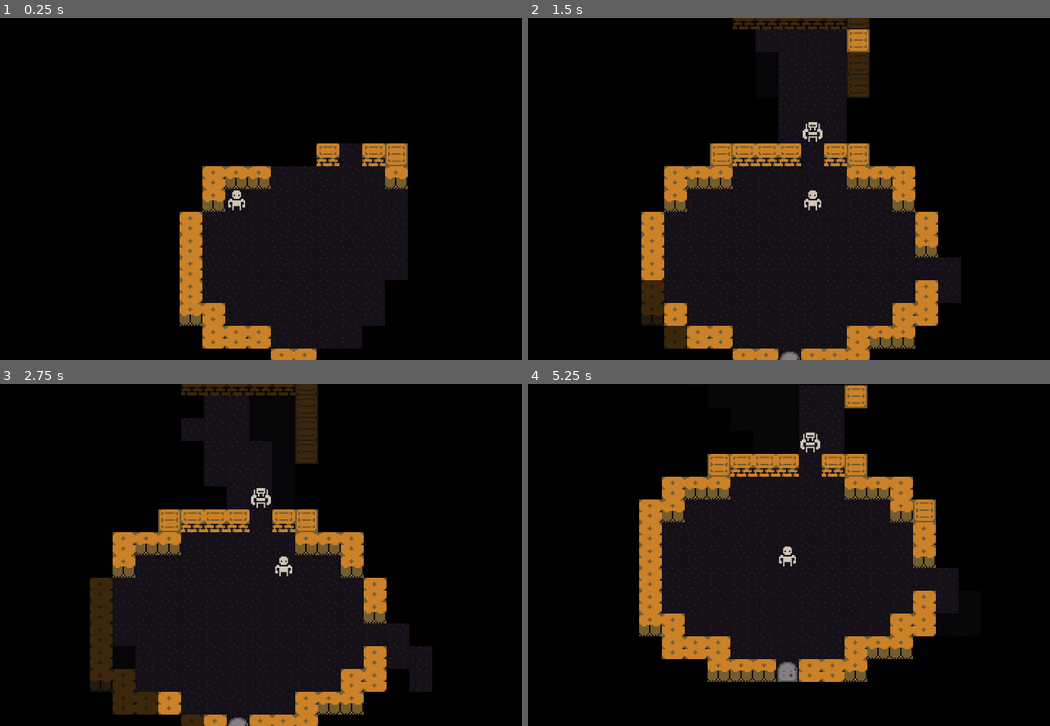
Above: before the commit, frames 1-4 (two rows, left to right).
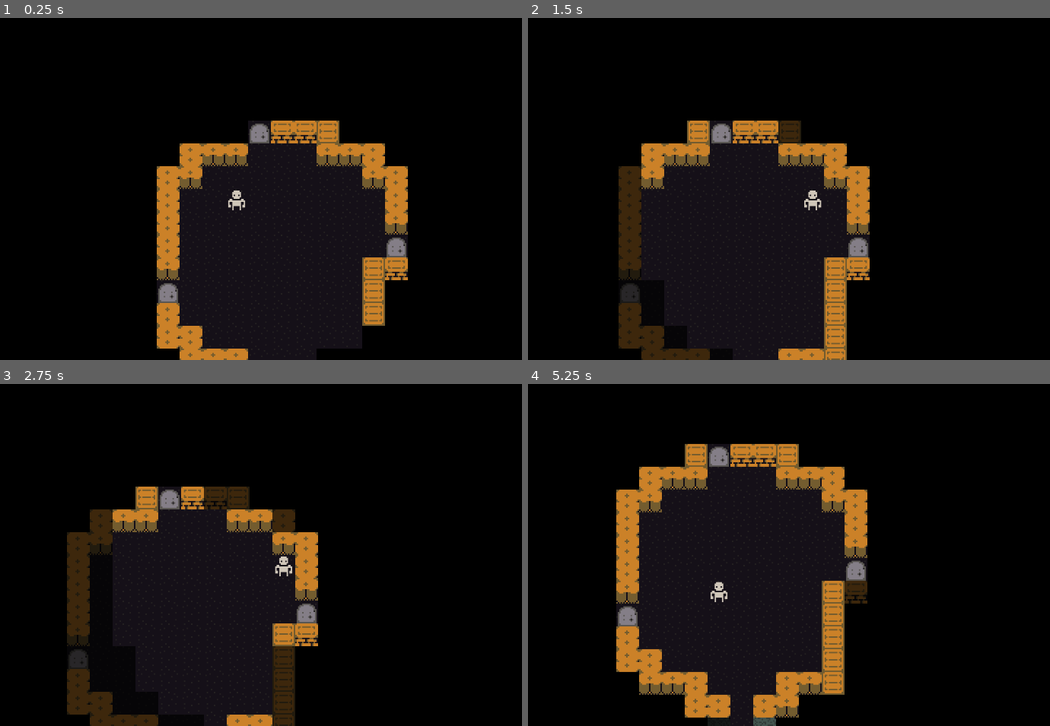
Above: after the commit, the same moments.

Repository: maxwell-github78/godot-roguelike
Game: Godot game, scene res://Game/game.tscn
The game is run twice, just before and just after one commit, with the same random seed, the same clock (stepped at 60 frames per second) and the same inputs.
Inputs (mouse positions are in pixels of both pictures, inside the frame that each line leads up to):
- Up to frame 1 (0.25 s): no input
- Up to frame 2 (1.5 s): tap Enter at 0.5 s; move the mouse to (888, 171) at 0.52 s; hold Right (ui_right) 0.53-1.28 s; tap Space (ui_space, bound only after the commit) at 0.6, 1.35 s; click (888, 171) at 0.67 s; move the mouse to (632, 206) at 1.27 s; hold Down (ui_down) from 1.28 s (still down)
- Up to frame 3 (2.75 s): move the mouse to (287, 479) at 2.02 s; release Down (ui_down) at 2.03 s; hold Right (ui_right) from 2.03 s (still down); tap Space (ui_space, bound only after the commit) at 2.1 s
- Up to frame 4 (5.25 s): move the mouse to (721, 623) at 2.77 s; release Right (ui_right) at 2.78 s; hold Up (ui_up) 2.78-3.53 s; tap Space (ui_space, bound only after the commit) at 2.85, 3.6, 4.35, 5, 5.1 s; click (721, 623) at 2.92 s; move the mouse to (935, 606) at 3.52 s; hold Left (ui_left) 3.53-5.03 s; move the mouse to (569, 503) at 4.27 s; move the mouse to (783, 555) at 5.02 s; hold Down (ui_down) from 5.03 s (still down); click (783, 555) at 5.17 s

The runs differ from the first frame. In frame 1, 12% of the frame differs, in the area x 30-79%, y 30-100%; in frame 2, 19%; in frame 3, 19%; in frame 4, 21%, in the area x 16-82%, y 0-100%.

Commit message:
Rudimentary turn system. Needs more work. Rudimentary enemy AI too.

Diff:
--- a/Entities/Actors/Actions/melee_action.gd
+++ b/Entities/Actors/Actions/melee_action.gd
@@ -7,4 +7,4 @@
 	var target: Entity = game.get_map_data().get_blocking_entity_at_location(destination)
 	if not target:
 		return
-	print("You kick the %s, much to it's annoyance!" % target.get_entity_name())
+	print(entity.get_entity_name() + " kicks the %s, much to its annoyance!" % target.get_entity_name())
--- /dev/null
+++ b/Entities/Actors/Actions/stand_action.gd
@@ -0,0 +1,2 @@
+class_name StandAction
+extends Action
--- /dev/null
+++ b/Entities/Actors/behaviour.gd
@@ -0,0 +1,14 @@
+class_name Behaviour
+extends Node
+
+@onready var game: Game = $".."
+@onready var rng = game.rng
+
+func get_action() -> Action:
+	return confused()
+
+
+
+func confused() -> Action:
+	var direction = Grid.int_to_direction_eightfold(rng.randi_range(0, 7))
+	return BumpAction.new(direction.x, direction.y)
--- a/Entities/entity.gd
+++ b/Entities/entity.gd
@@ -2,6 +2,12 @@
 extends Sprite2D
 
 var _definition: EntityDefinition
+var speed: int
+var is_player_controlled: bool
+var energy: int = 0
+
+var team: String
+var enemy_teams: Array[String]
 
 var grid_position: Vector2i:
 	set(value):
@@ -11,6 +17,10 @@
 func set_entity_type(entity_definition: EntityDefinition) -> void:
 	_definition = entity_definition
 	texture = entity_definition.texture
+	speed = _definition.speed
+	is_player_controlled = _definition.is_player_controlled
+	team = _definition.team
+	enemy_teams = _definition.enemy_teams
 
 func _init(start_position: Vector2i, entity_definition: EntityDefinition) -> void:
 	centered = false
--- a/Entities/entity_definition.gd
+++ b/Entities/entity_definition.gd
@@ -6,4 +6,8 @@
 @export var texture: AtlasTexture
 
 @export_category("Mechanics")
+@export var speed: int = 24
+@export var team: String
+@export var enemy_teams: Array[String]
 @export var is_blocking_movement: bool = true
+@export var is_player_controlled: bool = false
--- a/Game/entity_generator.gd
+++ b/Game/entity_generator.gd
@@ -3,6 +3,7 @@
 
 @export var n_monsters: int = 100
 @export var path_string: String = "res://assets/definitions/actors/"
+@export var no_spawn_radius: int = 5
 
 var actor_types: Dictionary
 const feature_weights := {
@@ -28,7 +29,7 @@
 		grid_position = dungeon.floor_grid_positions.pop_at(index)
 		distance_from_player_start = grid_position - dungeon.player_start_position
 		tile = dungeon.get_tile_xy(grid_position.x, grid_position.y)
-		if distance_from_player_start.x**2 + distance_from_player_start.y**2 < 5**2 or not tile.is_walkable():
+		if distance_from_player_start.x**2 + distance_from_player_start.y**2 < no_spawn_radius**2 or not tile.is_walkable():
 			continue
 		feature_number = rng.randi_range(0, 99)
 		for key in feature_weights.keys():
--- a/Game/event_handler.gd
+++ b/Game/event_handler.gd
@@ -14,6 +14,8 @@
 		action = BumpAction.new(-1, 0)
 	elif Input.is_action_just_pressed("ui_right"):
 		action = BumpAction.new(1, 0)
+	elif Input.is_action_just_pressed("ui_space"):
+		action = StandAction.new()
 
 	elif Input.is_action_just_pressed("ui_click"):
 		var input_position: Vector2i = game.camera.get_global_mouse_position()
--- a/Game/game.gd
+++ b/Game/game.gd
@@ -1,27 +1,72 @@
 class_name Game
 extends Node2D
 
-const player_definition: EntityDefinition = preload("res://assets/definitions/actors/entity_definition_player.tres")
+const player_definition: EntityDefinition = preload("res://assets/definitions/actors/player.tres")
 @onready var camera: Camera2D = $Camera2D
 @onready var player: Entity
 @onready var event_handler: EventHandler = $EventHandler
 @onready var map: Map = $Map
+@onready var behaviour: Behaviour = $Behaviour
+
+var turn_queue: Array[Entity] = []
+var action_queue: Array[Action] = []
+const required_energy: int = 100
+var current_entity: Entity
+var rng := RandomNumberGenerator.new()
 
 func _ready() -> void:
 	Engine.max_fps = 60
 	player = Entity.new(Vector2i.ZERO, player_definition)
 	remove_child(camera)
 	player.add_child(camera)
-	map.generate(player)
+
+	rng.randomize()
+	map.generate(player, rng)
 	map.update_fov(player.grid_position)
 
+#THIS NEEDS A REWRITE TO USE THE QUEUE SYSTEM FOR NPC ENTITIES
+#THEY CANNOT USE A FRAME FOR THEMSELVES
+#INSTEAD OF BECOMING CURRENT_ENTITY THEY MUST ADD THEIR ACTION TO THE QUEUE AND PASS IT ON
+#AT THE END OF THE LOOP, EVEN IF A PLAYER-CONTROLLED ENTITY IS FOUND, THE QUEUE CAN BE WORKED THROUGH
+#ALSO, IF NO ACTOR IS READY, THE FRAME IS WASTED. MOVE THE ENERGY LOOP TO A FUNCTION TO BE CALLED AGAIN
+#IN THE EVENT NOTHING IS FOUND
 func _physics_process(_delta: float) -> void:
+	if not current_entity:
+		for entity in map.entities.get_children():
+			if Grid.a_within_b(player.grid_position, entity.grid_position, 15):
+				entity.energy += entity.speed
+				if entity.energy >= required_energy:
+					entity.energy = 0
+					current_entity = entity
+					break
+	if current_entity:
+		#print(current_entity.get_entity_name())
+		if current_entity.is_player_controlled:
+			if player_action(current_entity):
+				current_entity = null
+		else:
+			if npc_action(current_entity):
+				current_entity = null
+
+
+
+func perform_action(action: Action, entity: Entity):
+	if action:
+		var previous_position := entity.grid_position
+		action.perform(self, entity)
+		if entity.grid_position != previous_position:
+			map.update_fov(player.grid_position) #Does not handle multiple fields of view
+		return true
+	return false
+
+func player_action(entity: Entity) -> bool:
 	var action: Action = event_handler.get_action()
-	if action:
-		var previous_player_position := player.grid_position
-		action.perform(self, player)
-		if player.grid_position != previous_player_position:
-			map.update_fov(player.grid_position)
+	return perform_action(action, entity)
+
+func npc_action(entity: Entity) -> bool:
+	var action: Action = behaviour.get_action()
+	return perform_action(action, entity)
+
 
 func get_map_data() -> MapData:
 	return map.map_data
--- a/Game/game.tscn
+++ b/Game/game.tscn
@@ -9,6 +9,7 @@
 [ext_resource type="Script" uid="uid://wvqlumws0uxm" path="res://Game/entity_generator.gd" id="5_7gi1t"]
 [ext_resource type="Script" uid="uid://cmxktajhpw02w" path="res://Game/camera.gd" id="5_fwxkx"]
 [ext_resource type="Script" uid="uid://qlbb8spipex" path="res://Game/debug.gd" id="7_oomkl"]
+[ext_resource type="Script" uid="uid://crfhlycnauidr" path="res://Entities/Actors/behaviour.gd" id="8_7gi1t"]
 
 [node name="Game" type="Node2D" unique_id=1953761449]
 script = ExtResource("1_bk3v5")
@@ -21,9 +22,12 @@
 
 [node name="TileGenerator" type="Node" parent="Map/DungeonGenerator" unique_id=484676913]
 script = ExtResource("4_kul4i")
+door_chance = 0.7
 
 [node name="EntityGenerator" type="Node" parent="Map/DungeonGenerator" unique_id=1964684418]
 script = ExtResource("5_7gi1t")
+n_monsters = 150
+no_spawn_radius = 10
 
 [node name="FieldOfView" type="Node" parent="Map" unique_id=731902409]
 script = ExtResource("4_qmv3x")
@@ -34,6 +38,9 @@
 
 [node name="EventHandler" type="Node" parent="." unique_id=1280670172]
 script = ExtResource("3_7raqb")
+
+[node name="Behaviour" type="Node" parent="." unique_id=1703277660]
+script = ExtResource("8_7gi1t")
 
 [node name="Camera2D" type="Camera2D" parent="." unique_id=1378997935]
 zoom = Vector2(3, 3)
--- a/Map/dungeon_generator.gd
+++ b/Map/dungeon_generator.gd
@@ -5,22 +5,18 @@
 @export var map_width: int = 160
 @export var map_height: int = 160
 
-@onready var player_start_position: Vector2i = Vector2i( map_width / 2 + 2, map_height / 2 + 2)
+@onready var player_start_position: Vector2i = Vector2i( map_width / 2 + 3, map_height / 2 + 3)
 
 var _rng := RandomNumberGenerator.new()
 @onready var tile_generator: TileGenerator = $TileGenerator
 @onready var entity_generator: EntityGenerator = $EntityGenerator
 
-func _ready() -> void:
-	#_rng.seed = 4738259
-	_rng.randomize()
-
-func generate_dungeon(player: Entity) -> MapData:
+func generate_dungeon(player: Entity, rng: RandomNumberGenerator) -> MapData:
 	var dungeon := MapData.new(map_width, map_height)
 
 	player.grid_position = player_start_position
 	dungeon.entities.append(player)
 
-	tile_generator.generate(dungeon, _rng)
-	entity_generator.generate(dungeon, _rng)
+	tile_generator.generate(dungeon, rng)
+	entity_generator.generate(dungeon, rng)
 	return dungeon
--- a/Map/map.gd
+++ b/Map/map.gd
@@ -12,9 +12,9 @@
 
 var map_data: MapData
 
-func generate(player: Entity):
+func generate(player: Entity, rng: RandomNumberGenerator):
 	var before_time := Time.get_unix_time_from_system()
-	map_data = dungeon_generator.generate_dungeon(player)
+	map_data = dungeon_generator.generate_dungeon(player, rng)
 	var after_time: = Time.get_unix_time_from_system()
 	print(after_time - before_time, " seconds to generate the dungeon")
 	_place_tiles()
--- a/Map/tile_generator.gd
+++ b/Map/tile_generator.gd
@@ -12,6 +12,7 @@
 @export var corridor_length_maximum: int = 20
 @export var corridor_width_minimum: int = 3
 @export var corridor_width_maximum: int = 3
+@export var door_chance: float = 0.5
 
 var marks: Array[Mark]
 var feature_bounds: Array[Vector2i]
@@ -87,7 +88,7 @@
 					var definition := walls[wall_index]
 					_carve_room_walls(dungeon, candidate_room, definition)
 					var portal: TileDefinition
-					if rng.randf() > 0.7:
+					if rng.randf() < door_chance:
 						portal = dungeon.tile_types.door
 					else:
 						portal = dungeon.tile_types.floor
--- a/Utils/grid.gd
+++ b/Utils/grid.gd
@@ -1,6 +1,17 @@
 class_name Grid
 extends Object
 const tile_size = Vector2i(16, 16)
+
+const directions: Array[Vector2i] = [
+	Vector2i(-1, -1),
+	Vector2i(-1, 0),
+	Vector2i(-1, 1),
+	Vector2i(0, 1),
+	Vector2i(1, 1),
+	Vector2i(1, 0),
+	Vector2i(1, -1),
+	Vector2i(0, -1)
+]
 
 static func grid_to_world(grid_pos: Vector2i) -> Vector2i:
 	var world_pos: Vector2i = grid_pos * tile_size
@@ -9,3 +20,10 @@
 static func world_to_grid(world_pos: Vector2i) -> Vector2i:
 	var grid_pos: Vector2i = world_pos / tile_size
 	return grid_pos
+
+static func int_to_direction_eightfold(m: int) -> Vector2i:
+	var congruent_m = m % 8
+	return directions[congruent_m]
+
+static func a_within_b(a: Vector2i, b: Vector2i, distance: int) -> bool:
+	return (a.x - b.x)**2 + (a.y - b.y)**2 <= distance**2
--- a/assets/definitions/actors/celestial.tres
+++ b/assets/definitions/actors/celestial.tres
@@ -11,4 +11,7 @@
 script = ExtResource("1_w40yj")
 name = "Celestial"
 texture = SubResource("AtlasTexture_uhw10")
+speed = 18
+team = "monster"
+enemy_teams = Array[String](["player"])
 metadata/_custom_type_script = "uid://g2m5qy2gksda"
--- a/assets/definitions/actors/entity_definition_player.tres
+++ /dev/null
@@ -1,13 +0,0 @@
-[gd_resource type="Resource" script_class="EntityDefinition" format=3 uid="uid://dgfxhlyp3il4s"]
-
-[ext_resource type="Script" uid="uid://g2m5qy2gksda" path="res://Entities/entity_definition.gd" id="1_u0axm"]
-[ext_resource type="Texture2D" uid="uid://cndehvpil7l60" path="res://assets/textures/colored-transparent_packed.png" id="2_u0axm"]
-
-[sub_resource type="AtlasTexture" id="AtlasTexture_8yuns"]
-atlas = ExtResource("2_u0axm")
-region = Rect2(400, 0, 16, 16)
-
-[resource]
-script = ExtResource("1_u0axm")
-texture = SubResource("AtlasTexture_8yuns")
-metadata/_custom_type_script = "uid://g2m5qy2gksda"
--- a/assets/definitions/actors/guard.tres
+++ b/assets/definitions/actors/guard.tres
@@ -11,4 +11,7 @@
 script = ExtResource("1_mdsvi")
 name = "Guard"
 texture = SubResource("AtlasTexture_073yn")
+speed = 8
+team = "monster"
+enemy_teams = Array[String](["player"])
 metadata/_custom_type_script = "uid://g2m5qy2gksda"
--- /dev/null
+++ b/assets/definitions/actors/player.tres
@@ -0,0 +1,17 @@
+[gd_resource type="Resource" script_class="EntityDefinition" format=3 uid="uid://dgfxhlyp3il4s"]
+
+[ext_resource type="Script" uid="uid://g2m5qy2gksda" path="res://Entities/entity_definition.gd" id="1_rfcna"]
+[ext_resource type="Texture2D" uid="uid://cndehvpil7l60" path="res://assets/textures/colored-transparent_packed.png" id="2_dfk73"]
+
+[sub_resource type="AtlasTexture" id="AtlasTexture_8yuns"]
+atlas = ExtResource("2_dfk73")
+region = Rect2(400, 0, 16, 16)
+
+[resource]
+script = ExtResource("1_rfcna")
+name = "Player"
+texture = SubResource("AtlasTexture_8yuns")
+team = "player"
+enemy_teams = Array[String](["monster"])
+is_player_controlled = true
+metadata/_custom_type_script = "uid://g2m5qy2gksda"
--- a/project.godot
+++ b/project.godot
@@ -37,6 +37,11 @@
 "events": [Object(InputEventMouseButton,"resource_local_to_scene":false,"resource_name":"","device":-1,"window_id":0,"a …(253 unchanged characters)…
 ]
 }
+ui_space={
+"deadzone": 0.2,
+"events": [Object(InputEventKey,"resource_local_to_scene":false,"resource_name":"","device":-1,"window_id":0,"alt_pressed":false,"shift_pressed":false,"ctrl_pressed":false,"meta_pressed":false,"pressed":false,"keycode":0,"physical_keycode":32,"key_label":0,"unicode":32,"location":0,"echo":false,"script":null)
+]
+}
 
 [physics]
 
Not shown, added: Entities/Actors/Actions/stand_action.gd.uid
Not shown, added: Entities/Actors/behaviour.gd.uid
